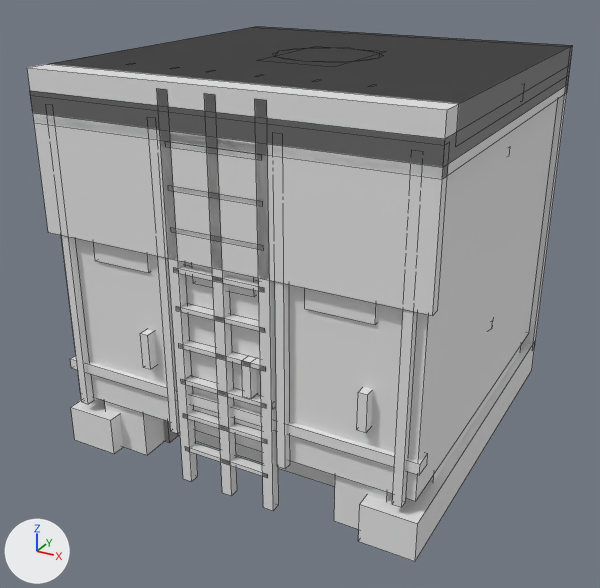
The Blender file assets/blender/old-town-services.blend: old version first, new version second.
Camera for both pictures: a camera (50 mm lens) standing at (0.978, -1.901, 1.288) and looking at (-0.026, -0.076, 0.376). The lights are fixed; the arrows at lower left show +X, +Y and +Z. The older version comes first. Mesh edges are drawn as thin lines.

Objects in the first picture: 'entry_canopy', 'header_tank', 'laundry', 'meter_bank', 'water_tank', 'water_tank_lod'.
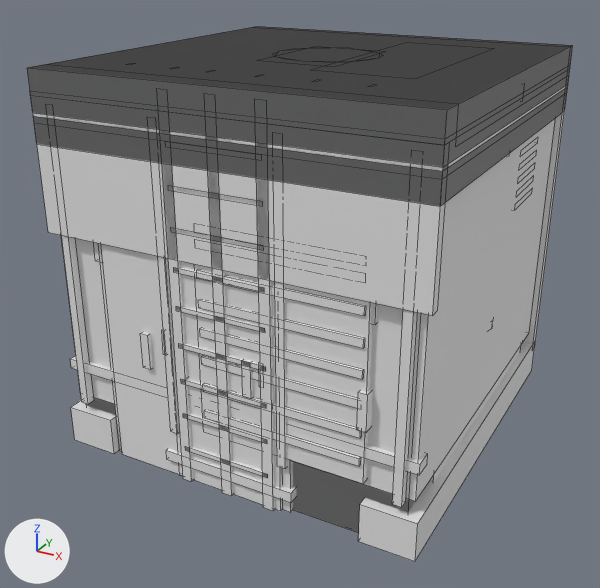
Edits to the bpy script that builds the scene:
```text
Add me_cube_668:
    me_cube_668.from_pydata(...)  # a box spanning x -0.455..0.455, y -0.469..0.469, z 0.0..0.824; a box spanning x -0.5..0.5, y -0.5..0.5, z 0.824..0.89; a box spanning x 0.08..0.33, y -0.219..0.344, z 0.89..1.0
    me_cube_668.materials.append(mat_swot_vertex_colour_002)  # white #e7e7e7
Add me_cube_653:
    me_cube_653.from_pydata(...)  # 120 vertices, 90 faces; spans x -0.5..0.5, y -0.5..0.5, z 0.0..1.0
    me_cube_653.materials.append(mat_swot_vertex_colour_002)  # white #e7e7e7
Add me_cube_651:
    me_cube_651.from_pydata(...)  # a box spanning x -0.467..0.467, y -0.474..0.474, z 0.0..0.938; a box spanning x -0.5..0.5, y -0.5..0.5, z 0.938..1.0
    me_cube_651.materials.append(mat_swot_vertex_colour_002)  # white #e7e7e7
Add me_cube_639:
    me_cube_639.from_pydata(...)  # 96 vertices, 72 faces; spans x -0.5..0.5, y -0.5..0.5, z 0.0..1.0
    me_cube_639.materials.append(mat_swot_vertex_colour_002)  # white #e7e7e7
Add ob_roof_plant_room_lod:
    ob_roof_plant_room_lod = bpy.data.objects.new('roof_plant_room_lod', me_cube_668)
    ob_roof_plant_room_lod.location = (0.0, 0.0, 0.0)
Add ob_roof_plant_room:
    ob_roof_plant_room = bpy.data.objects.new('roof_plant_room', me_cube_653)
    ob_roof_plant_room.location = (0.0, 0.0, 0.0)
Add ob_roof_stairwell_lod:
    ob_roof_stairwell_lod = bpy.data.objects.new('roof_stairwell_lod', me_cube_651)
    ob_roof_stairwell_lod.location = (0.0, 0.0, 0.0)
Add ob_roof_stairwell:
    ob_roof_stairwell = bpy.data.objects.new('roof_stairwell', me_cube_639)
    ob_roof_stairwell.location = (0.0, 0.0, 0.0)
```

Where the change shows, as pixel boxes [x1, y1, x2, y2] in the pictures (600 x 588 px):
'roof_plant_room', added
    after: [99, 244, 372, 483]
'roof_stairwell', added
    after: [33, 26, 567, 512]
'roof_plant_room_lod', added
    after: [33, 43, 568, 206]
'roof_stairwell_lod', added
    after: [28, 47, 573, 533]
